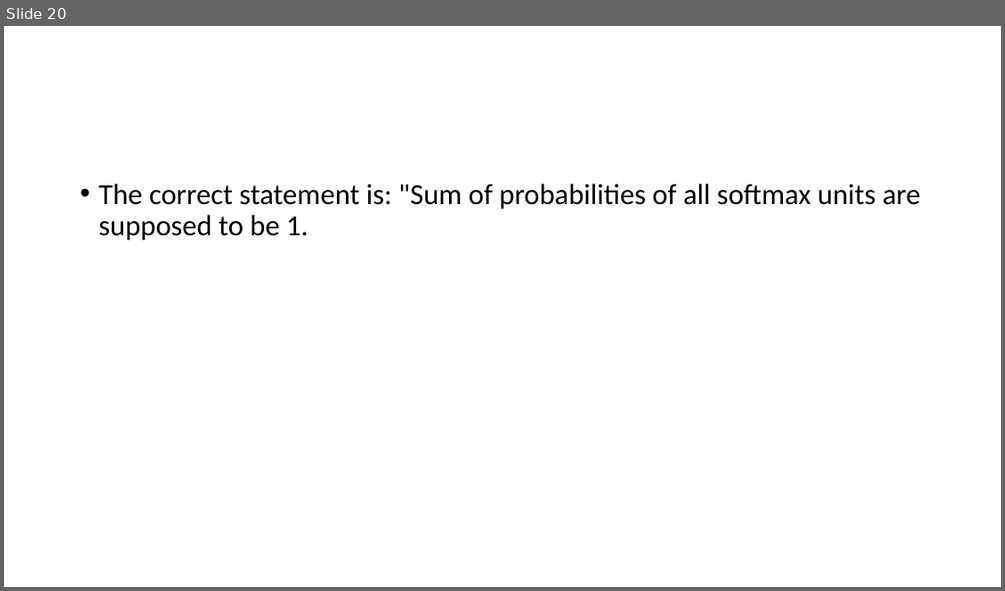
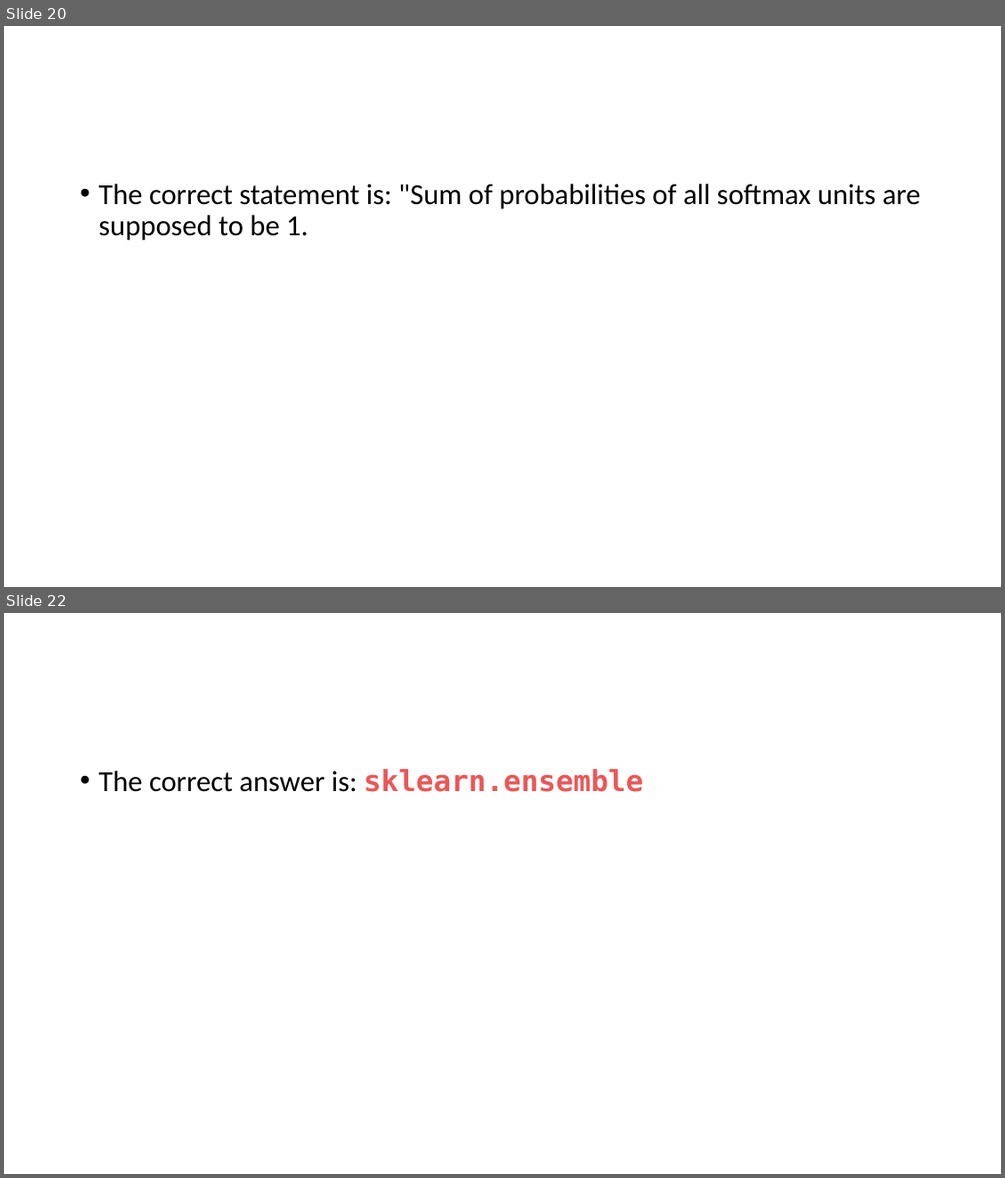
Before and after one commit to Saira55/Machine-Learning-Multiple-Choice-Questions, a slide deck: Machine Learning Quiz Question.pptx. Shown one above the other, each under a label of ours: slide 20 before the commit, slides 20 and 22 after it; the slides between them are not shown. The pictures are 1005x591 and 1005x1178 pixels, drawn with LibreOffice and Linux fonts; fonts in the diff are those of the drawing. Boxes give left, top, right and bottom in pixels: in the first picture for what was removed or moved away, otherwise in the second. Text is boxed around its words. In the diff, an @@ line names an element or a change of style, - is before the commit and + after.

```diff
--- a/Machine Learning Quiz Question.pptx
+++ b/Machine Learning Quiz Question.pptx
@@ slide 22 added at (x1=4, y1=613, x2=1001, y2=1174), background #FFFFFF @@
@@ text added at (x1=98, y1=769, x2=643, y2=792), 28 pt, text #000000 @@
+• The correct answer is: sklearn.ensemble
```
Also in this commit, not shown: 1 other slide added.
